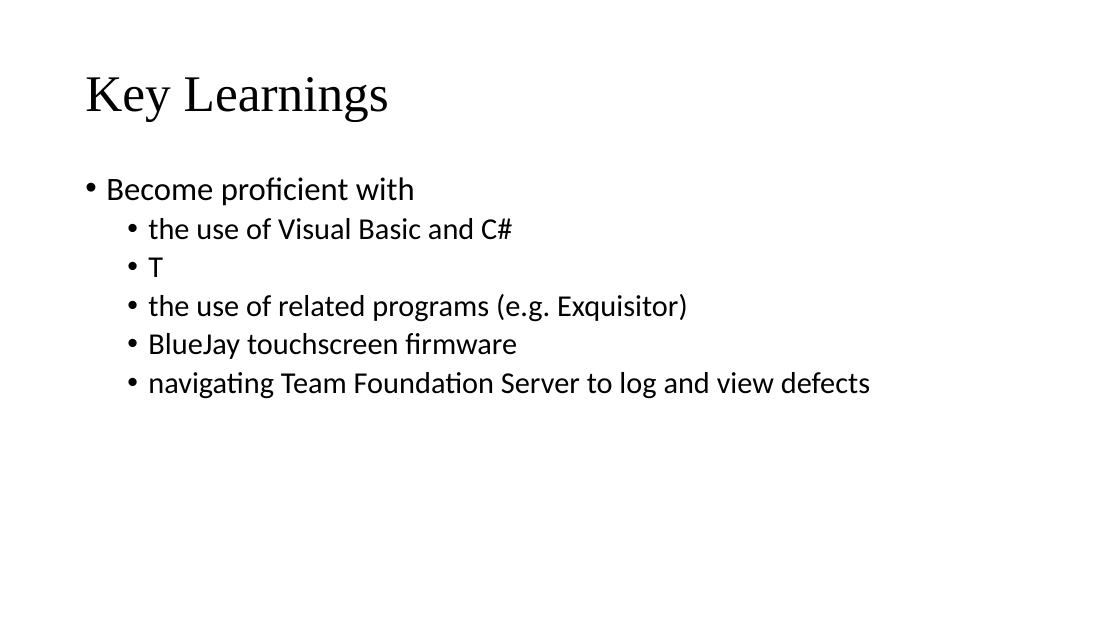
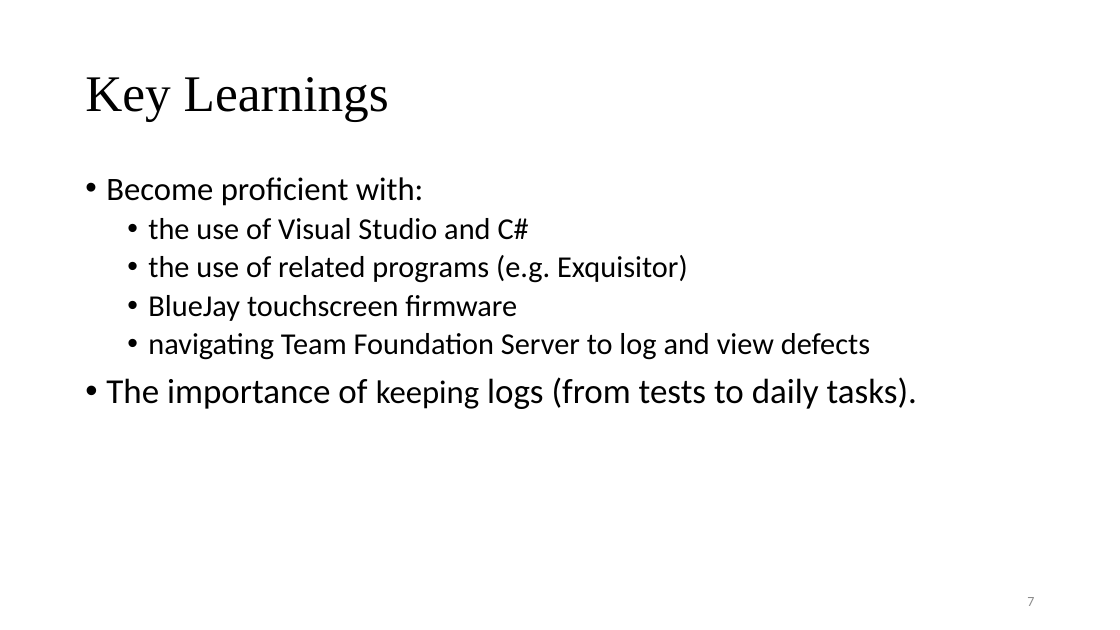
Before and after one commit to rclim-11/agilent, a slide deck: slide 7 of Internship Summary Presentation.pptx (slide 8 before the commit). Drawn at 1120x630 pixels with LibreOffice and Linux fonts; fonts in the diff are those of the drawing. Boxes give left, top, right and bottom in pixels: in the first picture for what was removed or moved away, otherwise in the second. Text is boxed around its words. In the diff, an @@ line names an element or a change of style, - is before the commit and + after.

```diff
--- a/Internship Summary Presentation.pptx
+++ b/Internship Summary Presentation.pptx
@@ text at (106, 177, 529, 240): text changed @@
-• Become proficient with
-  • the use of Visual Basic and C#
-  • T
+• Become proficient with:
+  • the use of Visual Studio and C#
@@ text at (106, 377, 917, 409): paragraph added @@
+• The importance of keeping logs (from tests to daily tasks).
@@ page number added at (1027, 597, 1034, 606), 12 pt, text #8C8C8C @@
+7
```
Also in this commit, not shown: 6 other slides changed, 1 slide removed.
